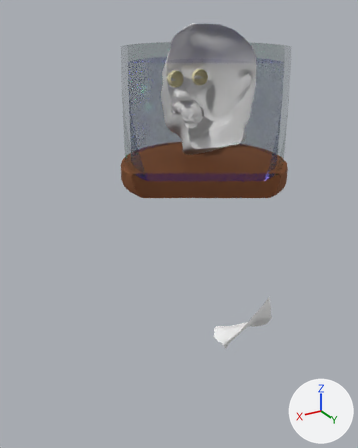
Renders of the FBX model Assets/ElectricalVRTests/elec_tero/elec_tero.fbx from each side of a commit.
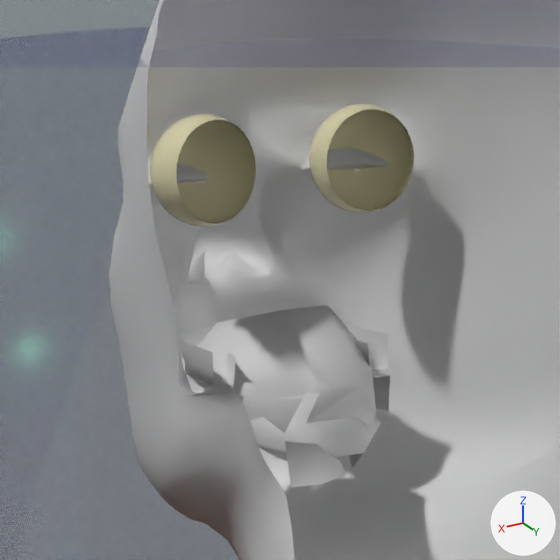
Each version appears first whole from a 50 mm camera at (1.823, 2.626, 1.039) aimed at (0.57, 0.539, -0.005), and next in a close-up on the part from 40% to 64% of the width and 12% to 31% of the height. Every picture has the same lights, and +X, +Y and +Z are marked at lower right. Everything nearer to the camera than a plane just in front of the edit is cut away. Where no turn or scale is listed for an object, it has been applied to the vertices. Vertices at the same position are counted once.

Names of what the first close-up shows: 'Tero_eyes', 'Tero_eyes_shading', 'Tero_head', 'Tero_jar', 'Tero_jar_water', 'Tero_teeth_down', 'Tero_teeth_upper', 'Tero_tongue'.
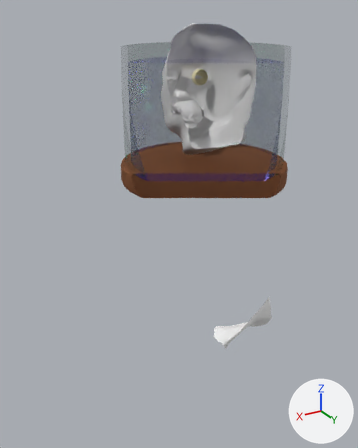
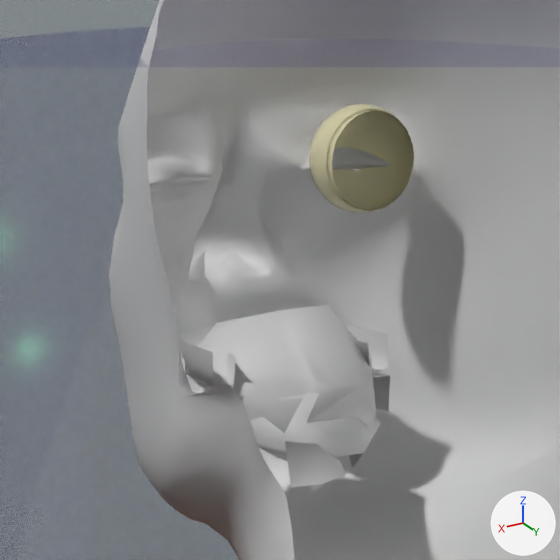
Boxes (x1, y1, x2, y2) around the edits, measured in the close-ups (560 x 560 px; the box of a moved part takes in the faces that stretch with it):
'Tero_eyes', reshaped, moved (64% narrower, 11% shorter)
    before: (176, 109, 413, 224)
    after: (327, 109, 412, 211)
'Tero_eyes_shading', reshaped (60% narrower, 11% shorter)
    before: (150, 104, 414, 227)
    after: (309, 104, 414, 213)
part 1 of me_sphere_003, deleted (beige)
    before: (150, 114, 256, 227)
part 2 of me_sphere_002, moved or reshaped
    before: (327, 109, 413, 211)
    after: (327, 109, 412, 211)
part 3 of me_sphere_002, deleted (yellow)
    before: (176, 119, 255, 224)

Diff of the bpy script that builds the scene:
```diff
--- a/Assets/ElectricalVRTests/elec_tero/elec_tero.fbx.py
+++ b/Assets/ElectricalVRTests/elec_tero/elec_tero.fbx.py
@@ me_sphere_003 @@
 me_sphere_003.from_pydata(...)  # 642 vertices, 640 faces; spans x -0.053..0.239, y -0.04..0.04, z -0.053..0.053
 # used by ob_tero_eyes_shading; location = (-0.033, -0.215, 0.639)
+# me_sphere_003 part 1: the loose piece of 321 vertices spanning x 0.132..0.239, y -0.04..0.04, z -0.053..0.053 is deleted
 me_sphere_003.materials.append(mat_eyes_shading)
@@ me_sphere_002 @@
 me_sphere_002.from_pydata(...)  # 642 vertices, 640 faces; spans x -0.052..0.238, y -0.039..0.039, z -0.052..0.052
 # used by ob_tero_eyes; location = (-0.033, -0.215, 0.639)
+# me_sphere_002 part 2: the loose piece of 321 vertices spanning x -0.052..0.052, y -0.039..0.039, z -0.052..0.052 is multiplied about its middle by the matrix ((0.988, -0.118, -0.019), (0.119, 0.987, 0.041), (0.014, -0.043, 0.994)), then moved by (0.002, -0.013, 0.001)
+# me_sphere_002 part 3: the loose piece of 321 vertices spanning x 0.133..0.238, y -0.039..0.039, z -0.052..0.052 is deleted
 me_sphere_002.materials.append(mat_eyes)
@@ ob_tero_eyes @@
 ob_tero_eyes = bpy.data.objects.new('Tero_eyes', me_sphere_002)
-ob_tero_eyes.location = (-0.033, -0.215, 0.639)
+ob_tero_eyes.location = (-0.033, -0.202, 0.639)
```
